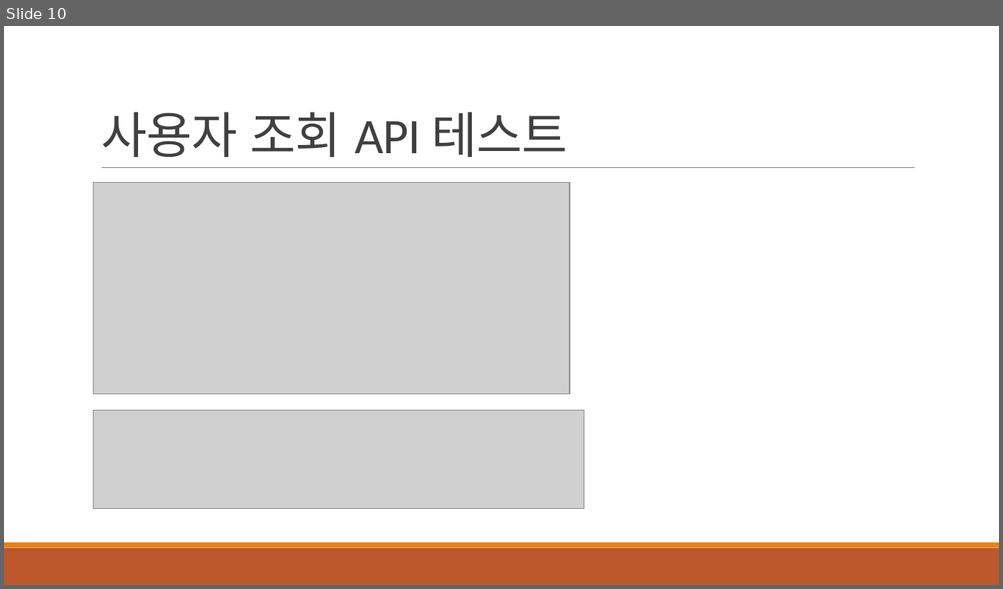
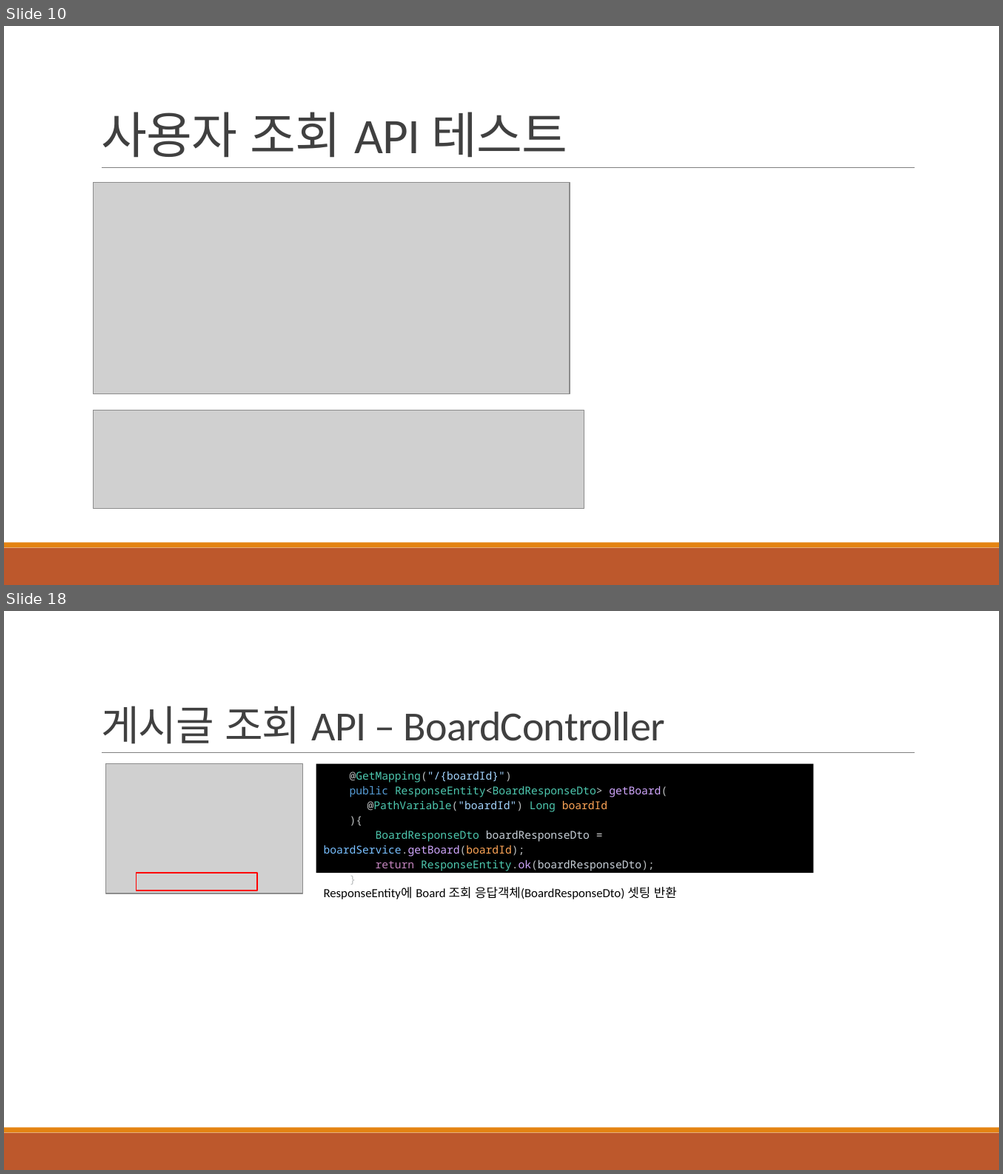
Before and after one commit to khb3025/study-msa, a slide deck: msa-ppt/3.데이터 조회 API 구현.pptx. Shown one above the other, each under a label of ours: slide 10 before the commit, slides 10 and 18 after it; the slides between them are not shown. The pictures are 1003x589 and 1003x1174 pixels, drawn with LibreOffice and Linux fonts; fonts in the diff are those of the drawing; grey boxes stand for pictures. Boxes give left, top, right and bottom in pixels: in the first picture for what was removed or moved away, otherwise in the second. Text is boxed around its words. In the diff, an @@ line names an element or a change of style, - is before the commit and + after.

Commit message:
feat : [MSA] 게시글 Service -> 사용자 Service API 통신 기능 작성

```diff
--- a/msa-ppt/3.데이터 조회 API 구현.pptx
+++ b/msa-ppt/3.데이터 조회 API 구현.pptx
@@ slide 18 added at box(4, 611, 999, 1170), background #FFFFFF; not listed: 3 template elements that a slide beside it also shows @@
@@ title added at box(101, 706, 665, 744), 40 pt, text #404040 @@
+게시글 조회 API – BoardController
@@ picture added at box(106, 764, 303, 894) @@
@@ rectangle added at box(316, 764, 814, 873), fill #000000, 10.5 pt, text #4EC9B0 @@
+@GetMapping("/{boardId}")
+public ResponseEntity<BoardResponseDto> getBoard(
+@PathVariable("boardId") Long boardId
+){
+BoardResponseDto boardResponseDto = boardService.getBoard(boardId);
+return ResponseEntity.ok(boardResponseDto);
+}
@@ rectangle added at box(136, 873, 257, 891), outline #FF0000 1.25 pt @@
@@ text added at box(324, 887, 677, 900), 12 pt, text #000000 @@
+ResponseEntity에 Board 조회 응답객체(BoardResponseDto) 셋팅 반환
```
Also in this commit, not shown: 8 other slides added, 8 other files.
